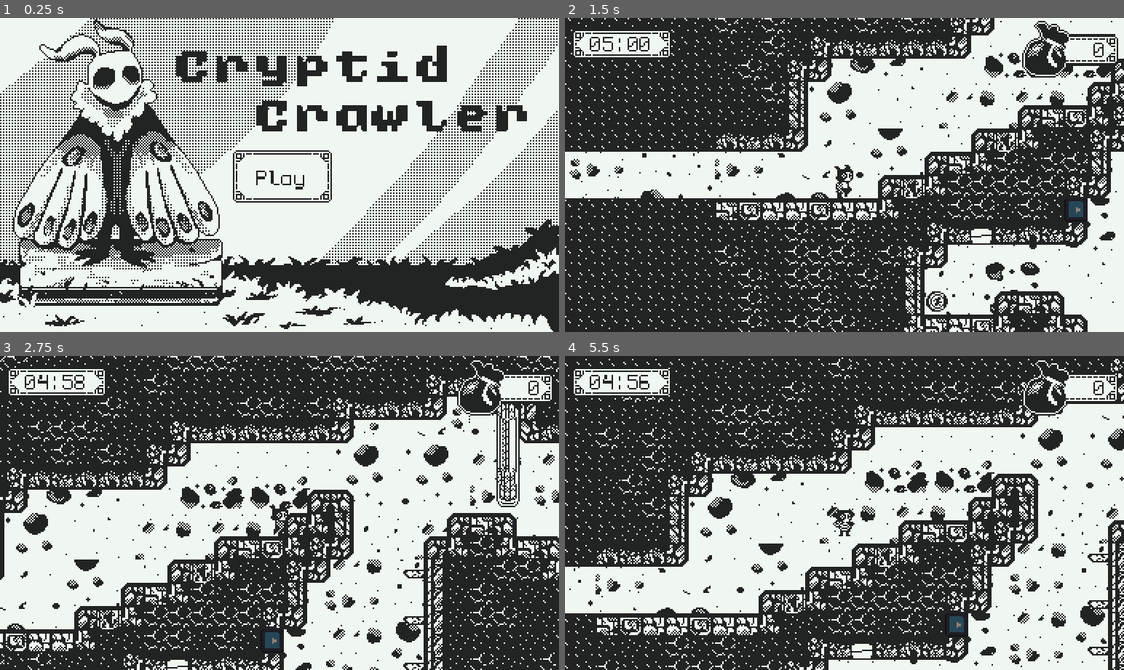
Above: before the commit, frames 1-4 (two rows, left to right).
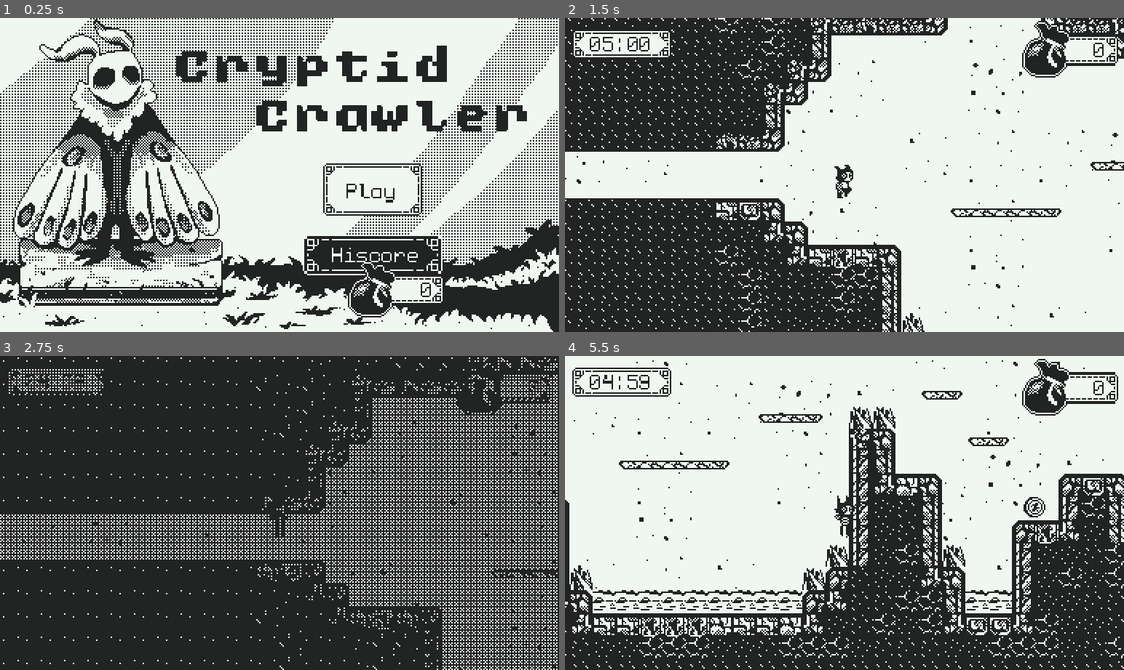
Above: after the commit, the same moments.

Repository: SpeedOfSmell/cryptid-caper
Game: Godot game, scene res://assets/game/game_manager.tscn
The game is run twice, just before and just after one commit, with the same random seed, the same clock (stepped at 60 frames per second) and the same inputs. The engine's default icon, where the game draws it, is replaced by a stand-in: a white triangle on a blue panel in a dark square.
Inputs (mouse positions are in pixels of both pictures, inside the frame that each line leads up to):
- Up to frame 1 (0.25 s): no input
- Up to frame 2 (1.5 s): click "Play" at 0.5 s; tap Enter at 1.25 s; move the mouse to (967, 159) at 1.27 s; hold D (walk_right) from 1.28 s (still down); tap Shift (dash) at 1.35 s
- Up to frame 3 (2.75 s): keep holding D (walk_right); tap Space (jump) at 1.52, 2.27 s; move the mouse to (167, 528) at 2.02 s; tap S (duck) at 2.1 s
- Up to frame 4 (5.5 s): move the mouse to (900, 443) at 2.77 s; release D (walk_right) at 2.78 s; hold A (walk_left) 2.78-3.5 s; tap Shift (dash) at 2.85, 5.1 s; click (850, 478) at 3.5 s, where only the run after the commit has a clickable "Restart"; move the mouse to (816, 575) at 4.27 s; hold D (walk_right) from 4.28 s (still down); tap S (duck) at 4.35 s; tap Space (jump) at 4.52, 5.27 s; move the mouse to (1012, 560) at 5.02 s

The runs differ from the first frame. In frame 1, 4.2% of the frame differs, in the area x 41-80%, y 42-96%; in frame 2, 24%; in frame 3, 43%; in frame 4, 53%, in the area x 0-100%, y 0-100%.

Commit message:
add hiscore functionality

Diff:
--- a/assets/game/game_screen/room_manager/room_manager.gd
+++ b/assets/game/game_screen/room_manager/room_manager.gd
@@ -14,7 +14,7 @@
 var _current_room: Room
 var _player: CharacterBody2D
 var _transition_pending := false
-var _next_room_id := 20
+var _next_room_id := 1
 var _fade_tween: Tween
 
 @onready var _room_generator: RoomGenerator = $"Room Generator"
@@ -138,3 +138,5 @@
 
 func _on_player_exited():
 	transition_requested.emit(States.GameState.GAME_OVER)
+	if PlayerManager.get_score() > PlayerManager.get_hiscore():
+		PlayerManager.set_hiscore(PlayerManager.get_score())
--- a/assets/game/main_menu/main_menu.gd
+++ b/assets/game/main_menu/main_menu.gd
@@ -6,6 +6,7 @@
 
 func _ready():
 	AudioManager.play_music(music)
+	%HiscoreLabel.text = str(PlayerManager.get_hiscore())
 
 func _on_play_button_pressed():
 	transition_requested.emit(States.GameState.GAME)
--- a/assets/game/main_menu/main_menu.tscn
+++ b/assets/game/main_menu/main_menu.tscn
@@ -5,6 +5,9 @@
 [ext_resource type="AudioStream" uid="uid://247iodwew15" path="res://assets/audio/music/Main Menu.wav" id="2_tdavu"]
 [ext_resource type="LabelSettings" uid="uid://b3m4nbdxi31eb" path="res://assets/global/label_settings_black.tres" id="3_tdavu"]
 [ext_resource type="Texture2D" uid="uid://627mwcxj1jd1" path="res://assets/game/main_menu/Title.png" id="3_x4jpy"]
+[ext_resource type="Texture2D" uid="uid://cd11amfs4cvrb" path="res://assets/global/ui/Ui_4.png" id="6_aj6wj"]
+[ext_resource type="Texture2D" uid="uid://jj5ntj7dye0l" path="res://assets/global/ui/Artifacts_tracker.png" id="7_japdx"]
+[ext_resource type="LabelSettings" uid="uid://ck6ardbqhy8n1" path="res://assets/global/label_settings_white.tres" id="8_xdoka"]
 
 [sub_resource type="AtlasTexture" id="AtlasTexture_davy8"]
 atlas = ExtResource("3_x4jpy")
@@ -72,18 +75,15 @@
 autoplay = "default"
 frame_progress = 0.38224497
 
-[node name="VBoxContainer" type="VBoxContainer" parent="." unique_id=1281614090]
+[node name="PlayButton" type="TextureButton" parent="." unique_id=847308401]
 layout_mode = 0
-offset_left = 160.0
-offset_top = 91.0
-offset_right = 206.0
-offset_bottom = 131.0
-
-[node name="PlayButton" type="TextureButton" parent="VBoxContainer" unique_id=847308401]
-layout_mode = 2
+offset_left = 222.0
+offset_top = 100.0
+offset_right = 290.0
+offset_bottom = 136.0
 texture_normal = ExtResource("2_8emhj")
 
-[node name="Label" type="Label" parent="VBoxContainer/PlayButton" unique_id=1718136977]
+[node name="Label" type="Label" parent="PlayButton" unique_id=1718136977]
 layout_mode = 0
 offset_left = 1.0
 offset_right = 67.0
@@ -93,4 +93,54 @@
 horizontal_alignment = 1
 vertical_alignment = 1
 
-[connection signal="pressed" from="VBoxContainer/PlayButton" to="." method="_on_play_button_pressed"]
+[node name="VBoxContainer" type="VBoxContainer" parent="." unique_id=1281614090]
+layout_mode = 0
+offset_left = 160.0
+offset_top = 91.0
+offset_right = 206.0
+offset_bottom = 131.0
+
+[node name="Control" type="Control" parent="." unique_id=738038175]
+anchors_preset = 0
+offset_left = -13.0
+offset_right = 27.0
+offset_bottom = 40.0
+
+[node name="TextureRect" type="TextureRect" parent="Control" unique_id=1580115318]
+layout_mode = 0
+offset_left = 221.0
+offset_top = 149.0
+offset_right = 317.0
+offset_bottom = 209.0
+texture = ExtResource("6_aj6wj")
+stretch_mode = 4
+
+[node name="TextureRect2" type="TextureRect" parent="Control" unique_id=1415858645]
+layout_mode = 0
+offset_left = 251.0
+offset_top = 167.0
+offset_right = 318.0
+offset_bottom = 207.0
+texture = ExtResource("7_japdx")
+
+[node name="Label" type="Label" parent="Control" unique_id=1840176575]
+layout_mode = 0
+offset_left = 241.0
+offset_top = 152.0
+offset_right = 301.0
+offset_bottom = 175.0
+text = "Hiscore"
+label_settings = ExtResource("8_xdoka")
+
+[node name="HiscoreLabel" type="Label" parent="Control" unique_id=379150416]
+unique_name_in_owner = true
+layout_mode = 0
+offset_left = 271.0
+offset_top = 176.0
+offset_right = 311.0
+offset_bottom = 199.0
+text = "999"
+label_settings = ExtResource("3_tdavu")
+horizontal_alignment = 2
+
+[connection signal="pressed" from="PlayButton" to="." method="_on_play_button_pressed"]
--- a/assets/global/player_manager/player_manager.gd
+++ b/assets/global/player_manager/player_manager.gd
@@ -7,14 +7,15 @@
 
 @export var death_sound: SfxEvent
 
-const SAVE_PATH := "user://player_data.tres" #i think this is right? we'll have to figure this out but seems simple enough
+const SAVE_PATH := "user://hiscore.dat" #i think this is right? we'll have to figure this out but seems simple enough
 
 var data: PlayerData
+var hiscore: int = 0
 
 #base funct
 
 func _ready() -> void:
-	data = load_from_disk()
+	hiscore = load_from_disk()
 	if data == null:
 		data = PlayerData.new()
 
@@ -41,6 +42,16 @@
 func get_score() -> int:
 	return data.score
 
+func get_hiscore() -> int:
+	return hiscore
+
+func set_hiscore(score: int):
+	hiscore = score
+	save_hiscore()
+
+func save_hiscore():
+	save_to_disk()
+
 func get_upgrade_level(type: Upgrade.UpgradeType) -> int:
 	return data.upgrades.get(type, 0) #i mean, do we need this? or can we just do data.upgrades.get from the consumer. maybe we keep this just in case for calcs later, safest option
 
@@ -65,16 +76,21 @@
 #save functionality
 
 func save_to_disk() -> void:
-	ResourceSaver.save(data, SAVE_PATH)
+	var file = FileAccess.open(SAVE_PATH, FileAccess.WRITE)
+	if file:
+		file.store_32(hiscore)
+		file.close()
 
-func load_from_disk() -> PlayerData:
-	if ResourceLoader.exists(SAVE_PATH):
-		#need to force a reload without cached data, otherwise we can save fish in the same day, quit, then return and still have the fish.
-		return ResourceLoader.load(SAVE_PATH, "", ResourceLoader.CACHE_MODE_IGNORE) as PlayerData
-	return null
+# Loads from the browser's IndexedDB storage
+func load_from_disk() -> int:
+	if FileAccess.file_exists(SAVE_PATH):
+		var file = FileAccess.open(SAVE_PATH, FileAccess.READ)
+		if file:
+			var value = file.get_32()
+			file.close()
+			return value
 
-func has_save() -> bool:
-	return ResourceLoader.exists(SAVE_PATH)
+	return 0
 
 func new_game() -> void:
 	data = PlayerData.new()
